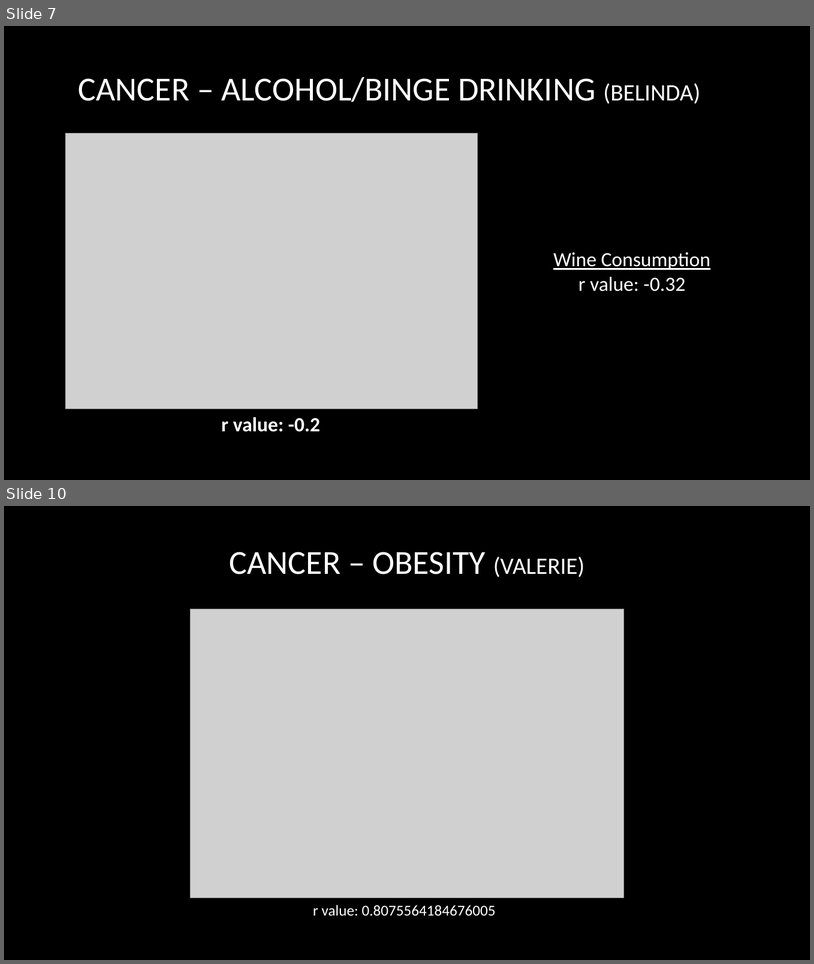
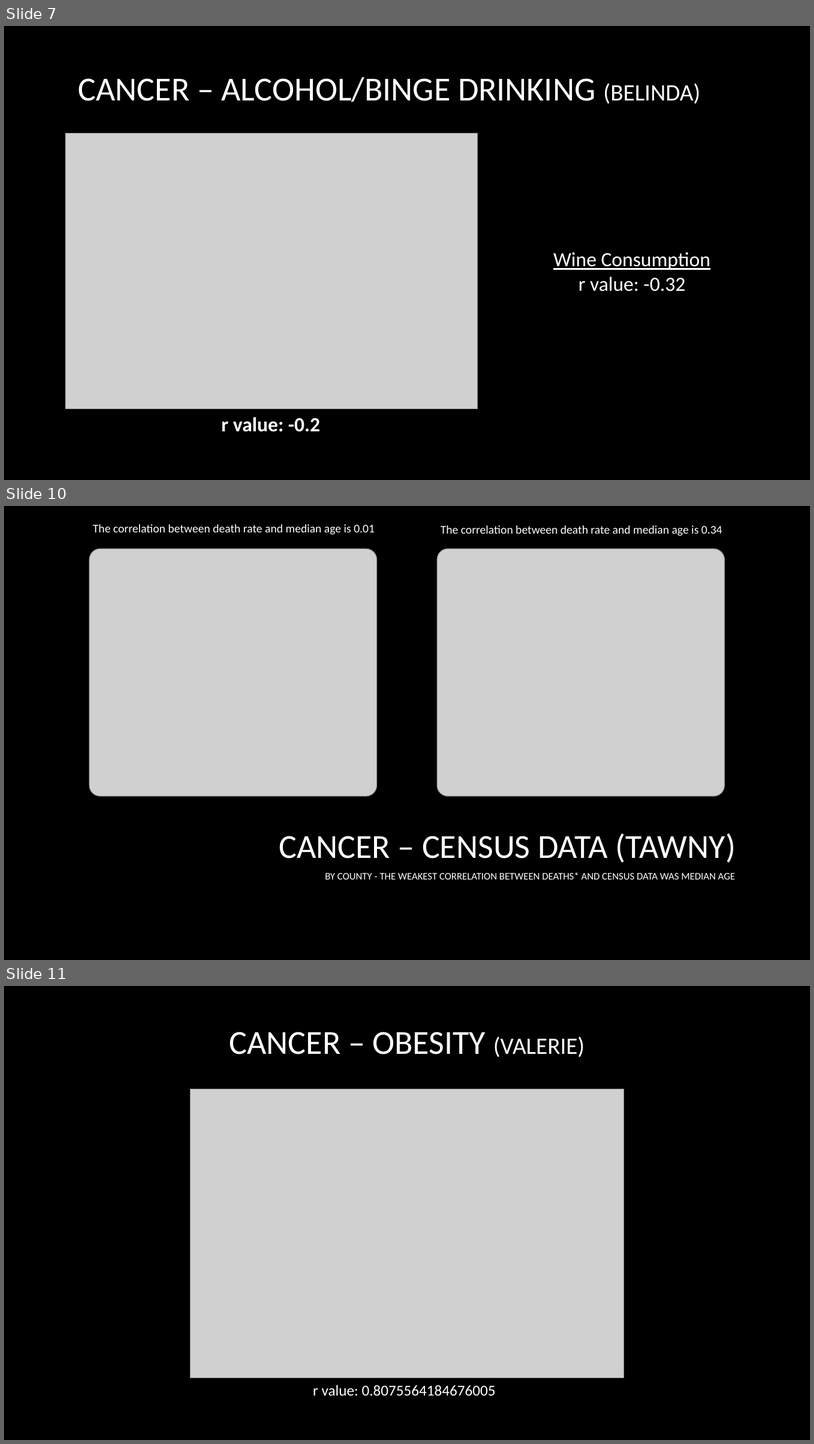
Before and after one commit to Phantogram/Project-BTTV, a slide deck: Project_One_BTTV.pptx. Shown one above the other, each under a label of ours: slides 7 and 10 before the commit, slides 7, 10 and 11 after it; the slides between them are not shown. The pictures are 814x964 and 814x1444 pixels, drawn with LibreOffice and Linux fonts; fonts in the diff are those of the drawing; grey boxes stand for pictures; background and template pictures are left out. Boxes give left, top, right and bottom in pixels: in the first picture for what was removed or moved away, otherwise in the second. Text is boxed around its words. In the diff, an @@ line names an element or a change of style, - is before the commit and + after.

```diff
--- a/Project_One_BTTV.pptx
+++ b/Project_One_BTTV.pptx
@@ slide 10 added at (4,506,810,960), background picture (left out) @@
@@ text added at (93,524,375,535), 14 pt, text #FFFFFF @@
+The correlation between death rate and median age is 0.01
@@ text added at (441,525,723,536), 14 pt, text #FFFFFF @@
+The correlation between death rate and median age is 0.34
@@ picture added at (89,549,377,796) @@
@@ picture added at (437,549,725,796) @@
@@ title added at (279,833,736,862), 40 pt, text #FFFFFF @@
+CANCER – CENSUS DATA (TAWNY)
@@ text added at (325,872,735,879), 12 pt, text #FFFFFF @@
+BY COUNTY - THE WEAKEST CORRELATION BETWEEN DEATHS* AND CENSUS DATA WAS MEDIAN AGE
@@ what was slide 10 is now slide 11 @@
```
Also in this commit, not shown: 4 slides changed.
